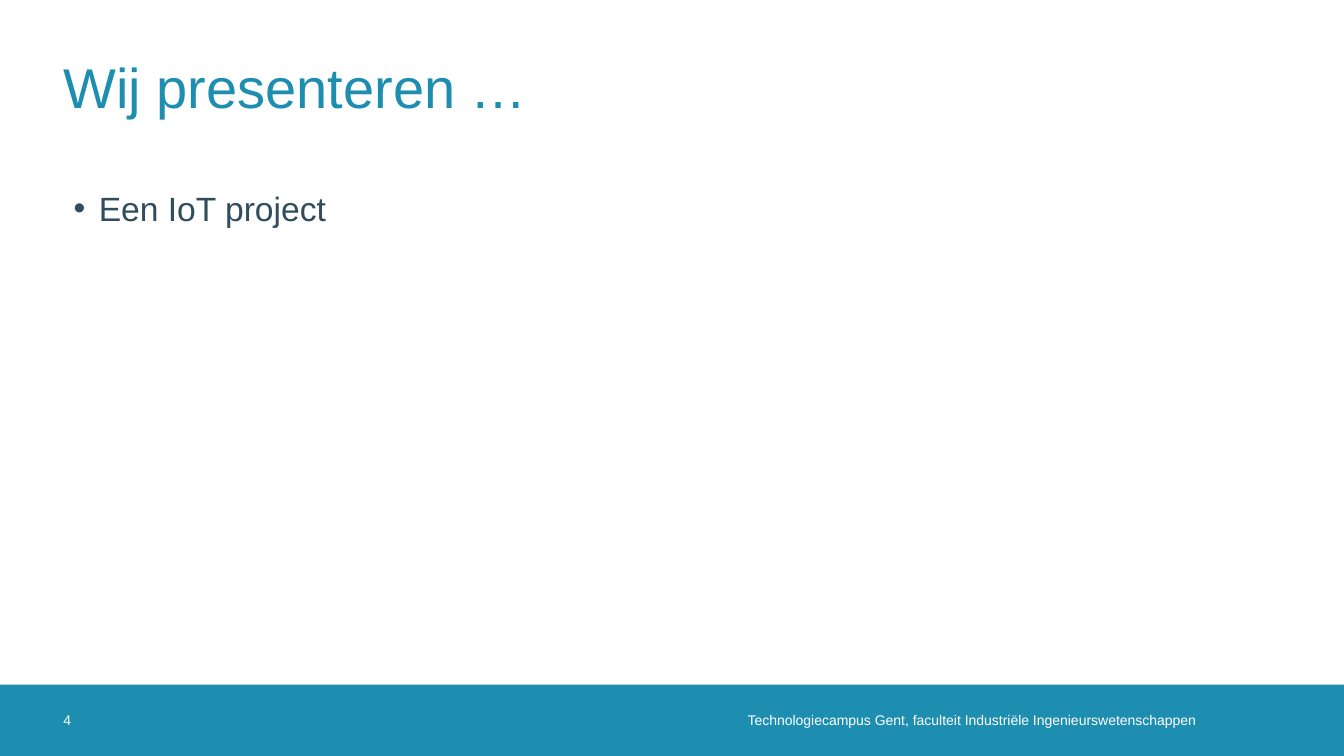
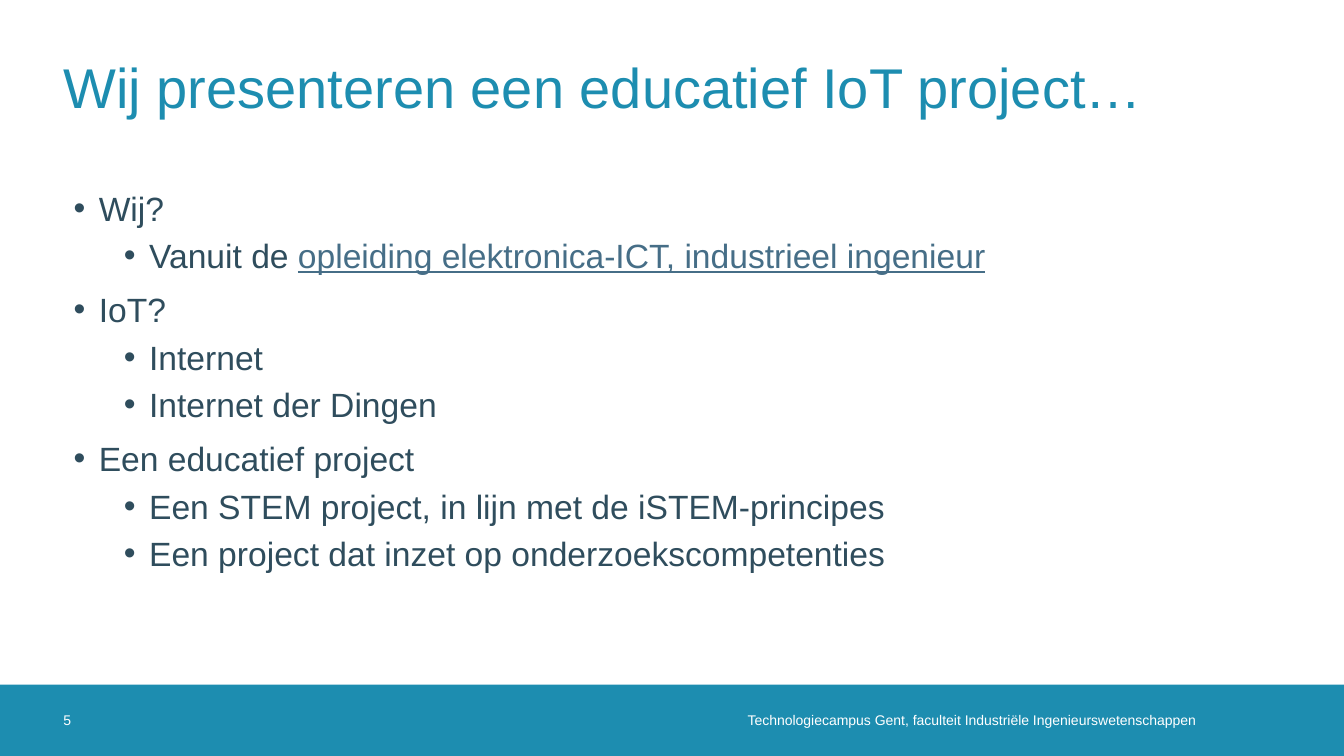
Before and after one commit to dramco-iwast/handleiding-voor-leerkrachten, a slide deck: slide 5 of assets/files/IWAST-bijscholingsmoment.pptx (slide 4 before the commit). Drawn at 1344x756 pixels with LibreOffice and Linux fonts; fonts in the diff are those of the drawing; background and template pictures are left out. Boxes give left, top, right and bottom in pixels: in the first picture for what was removed or moved away, otherwise in the second. Text is boxed around its words. In the diff, an @@ line names an element or a change of style, - is before the commit and + after.

```diff
--- a/assets/files/IWAST-bijscholingsmoment.pptx
+++ b/assets/files/IWAST-bijscholingsmoment.pptx
@@ title at (63,67,1142,118): text changed @@
-Wij presenteren …
+Wij presenteren een educatief IoT project…
@@ text at (99,196,985,573): text changed @@
-• Een IoT project
+• Wij?
+  • Vanuit de opleiding elektronica-ICT, industrieel ingenieur
+• IoT?
+  • Internet
+  • Internet der Dingen
+• Een educatief project
+  • Een STEM project, in lijn met de iSTEM-principes
+  • Een project dat inzet op onderzoekscompetenties
@@ page number at (63,715,71,725): text changed @@
-4
+5
```
Also in this commit, not shown: 2 other slides changed, 17 slides added, 6 other files.
